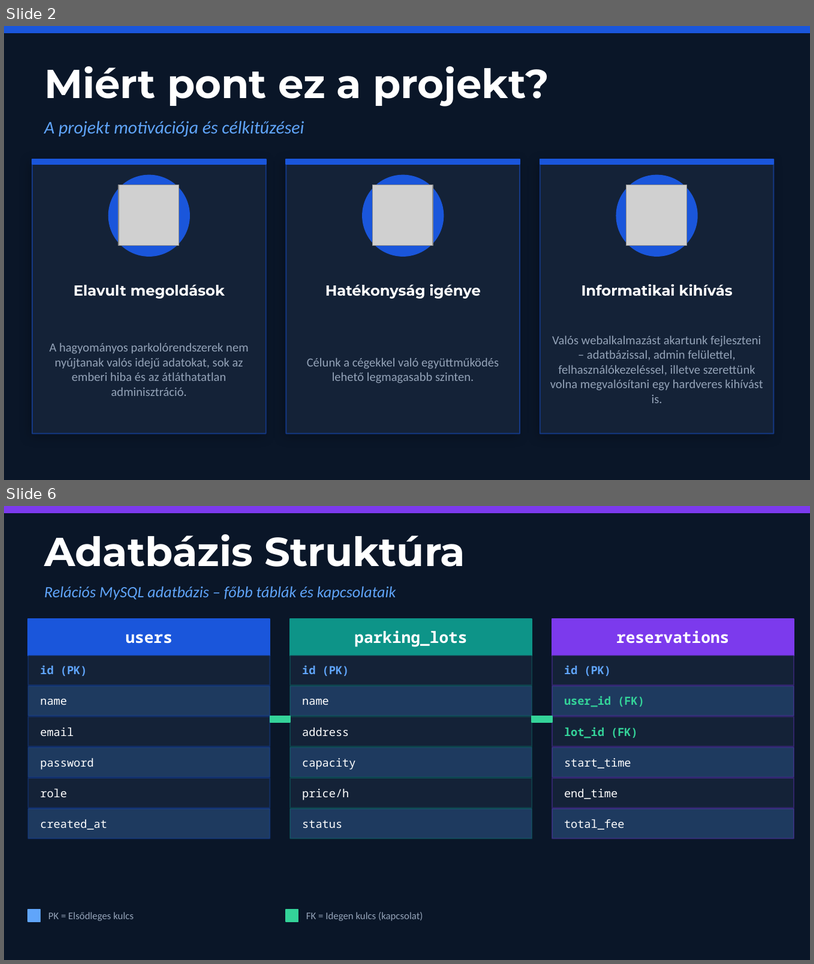
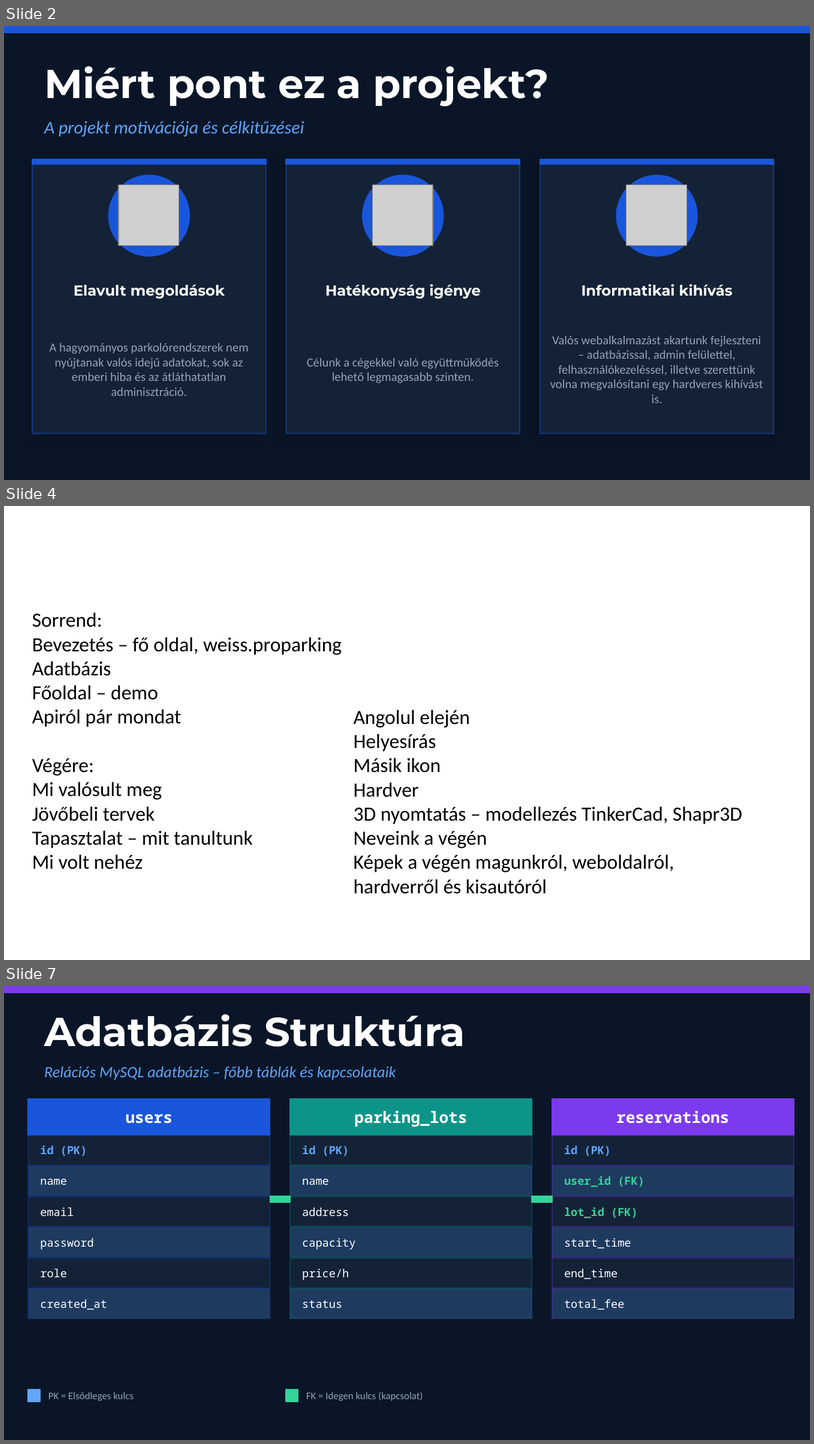
Before and after one commit to KMartin207/zaroVizsga, a slide deck: prezentacio/ProParking_Prezentacio.pptx. Shown one above the other, each under a label of ours: slides 2 and 6 before the commit, slides 2, 4 and 7 after it; the slides between them are not shown. The pictures are 814x964 and 814x1444 pixels, drawn with LibreOffice and Linux fonts; fonts in the diff are those of the drawing; grey boxes stand for pictures. Boxes give left, top, right and bottom in pixels: in the first picture for what was removed or moved away, otherwise in the second. Text is boxed around its words. In the diff, an @@ line names an element or a change of style, - is before the commit and + after.

```diff
--- a/prezentacio/ProParking_Prezentacio.pptx
+++ b/prezentacio/ProParking_Prezentacio.pptx
@@ slide 4 added at [4,506,810,960], background #FFFFFF @@
@@ text added at [32,612,342,869], 18 pt, text #000000 @@
+Sorrend:
+Bevezetés – fő oldal, weiss.proparking
+Adatbázis
+Főoldal – demo
+Apiról pár mondat
+Végére:
+Mi valósult meg
+Jövőbeli tervek
+Tapasztalat – mit tanultunk
+Mi volt nehéz
@@ text added at [354,709,743,894], 18 pt, text #000000 @@
+Angolul elején
+Helyesírás
+Másik ikon
+Hardver
+3D nyomtatás – modellezés TinkerCad, Shapr3D
+Neveink a végén
+Képek a végén magunkról, weboldalról,
+hardverről és kisautóról
@@ what was slide 6 is now slide 7 @@
```
Also in this commit, not shown: 3 slides changed.
